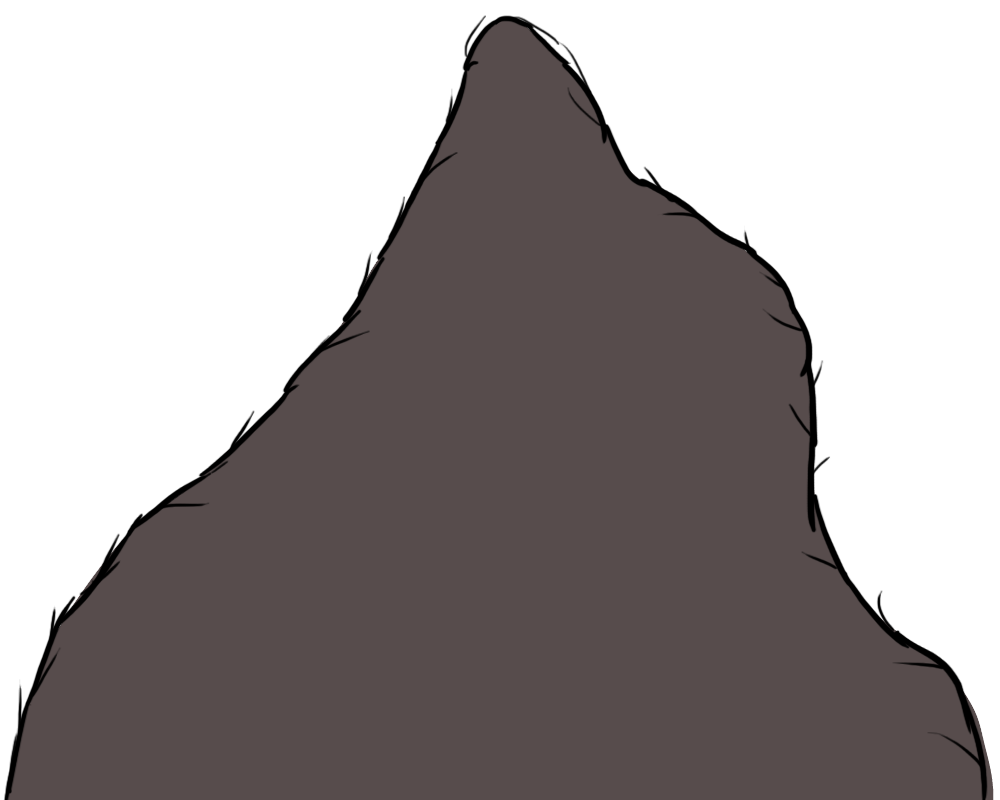
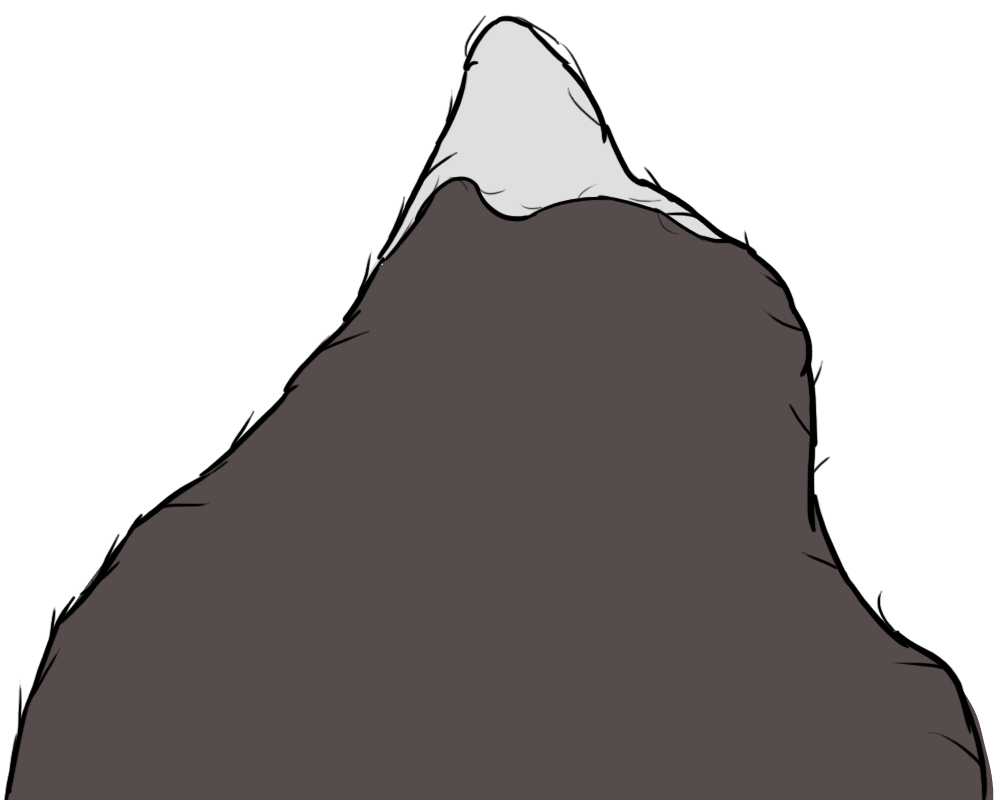
Comparing the layer stacks of the two 1000 x 800 images. Changes:
added layer "Snow Outline 2" above "Snow Outline" over [396, 175, 680, 246]
added layer "Snow Outline" above "Light Snow" over [380, 176, 814, 352]
added layer "Light Snow" above "Mountain" over [364, 20, 731, 284]
painted on "Mountain" over [662, 195, 693, 215]
